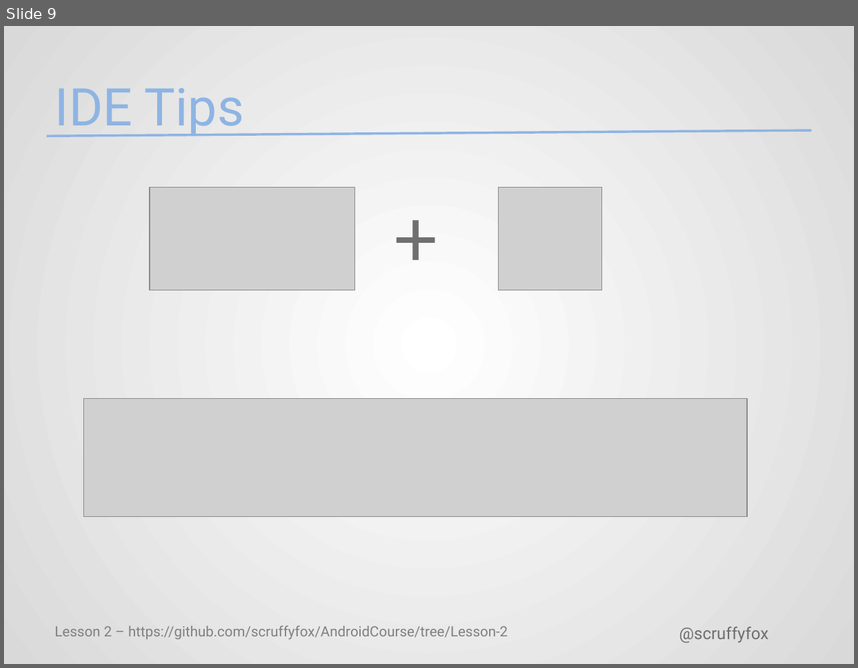
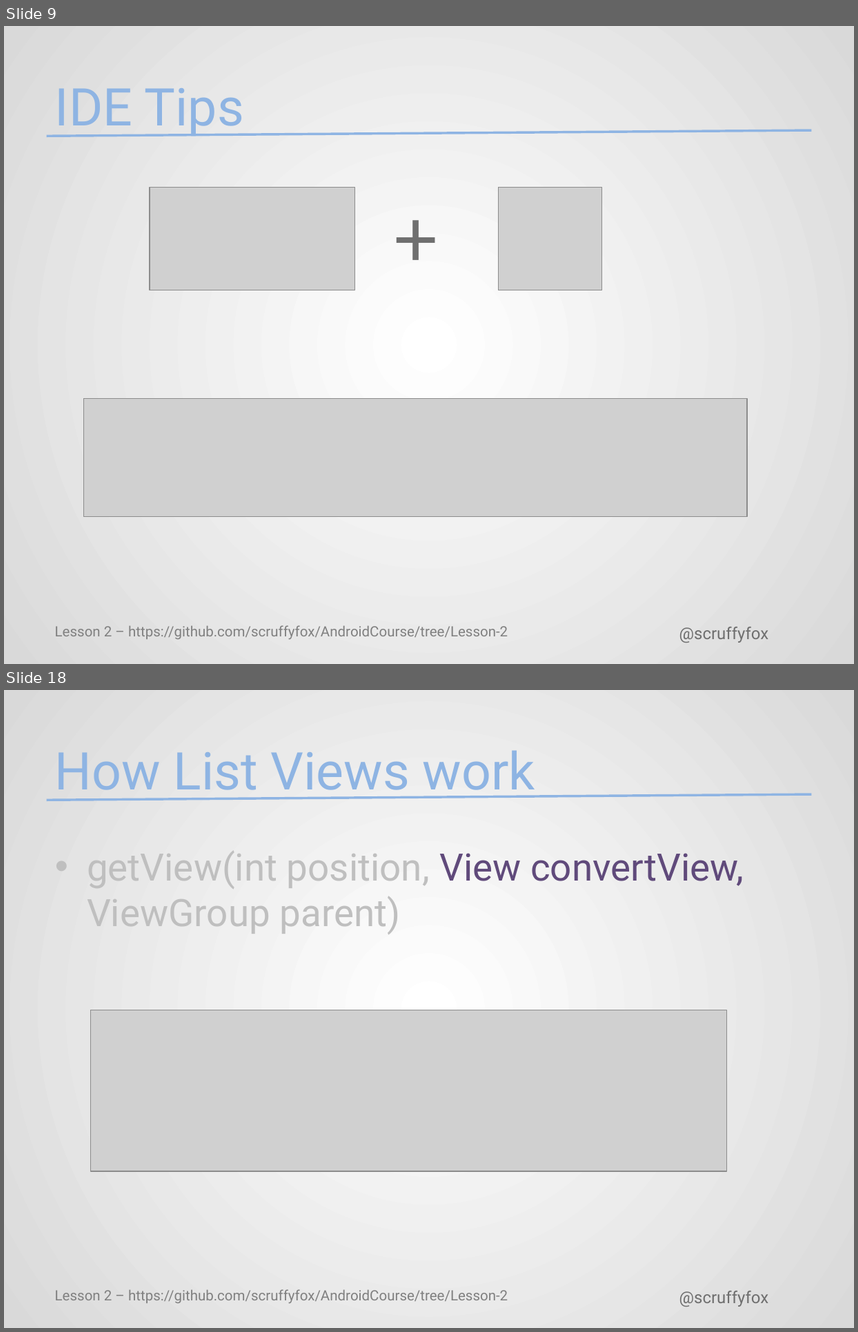
Before and after one commit to scruffyfox/AndroidCourse, a slide deck: pptx/Lesson2.pptx. Shown one above the other, each under a label of ours: slide 9 before the commit, slides 9 and 18 after it; the slides between them are not shown. The pictures are 858x668 and 858x1332 pixels, drawn with LibreOffice and Linux fonts; fonts in the diff are those of the drawing; grey boxes stand for pictures; background and template pictures are left out. Boxes give left, top, right and bottom in pixels: in the first picture for what was removed or moved away, otherwise in the second. Text is boxed around its words. In the diff, an @@ line names an element or a change of style, - is before the commit and + after.

```diff
--- a/pptx/Lesson2.pptx
+++ b/pptx/Lesson2.pptx
@@ slide 18 added at (4,690,854,1328), background gradient #FFFFFF to #D9D9D9; not listed: 3 template elements that a slide beside it also shows @@
@@ title added at (55,750,535,801), 44 pt, text #8EB4E3 @@
+How List Views work
@@ text added at (87,851,744,934), 32 pt, text #BFBFBF @@
+• getView(int position, View convertView, ViewGroup parent)
@@ picture added at (91,1009,726,1171) @@
```
Also in this commit, not shown: 8 other slides added, 1 slide removed.
